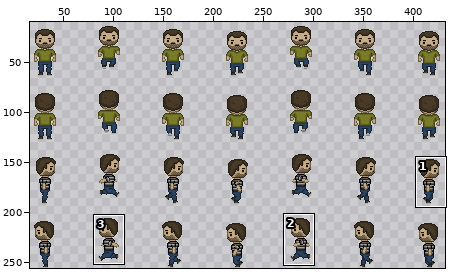
Two states of a sprite sheet, build/assets/ibrahim.png. Above, an overview of the earlier version with the close-up marked.
Close-up. First the earlier version:
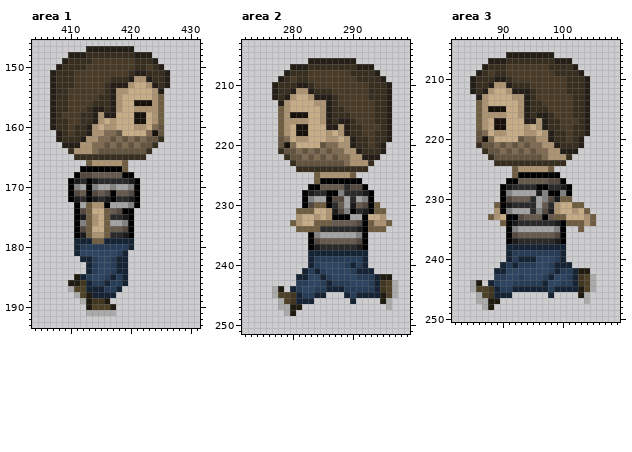
The file is 512x256 pixels. Colours within 5 levels of each other are drawn and written as one. Shown: area 1: x 404..431, y 146..193; area 2: x 272..299, y 203..251; area 3: x 82..109, y 204..250. The wide view leaves out empty margins. The commit also changed other parts of the picture, which this record leaves out.
The same view after the edit:
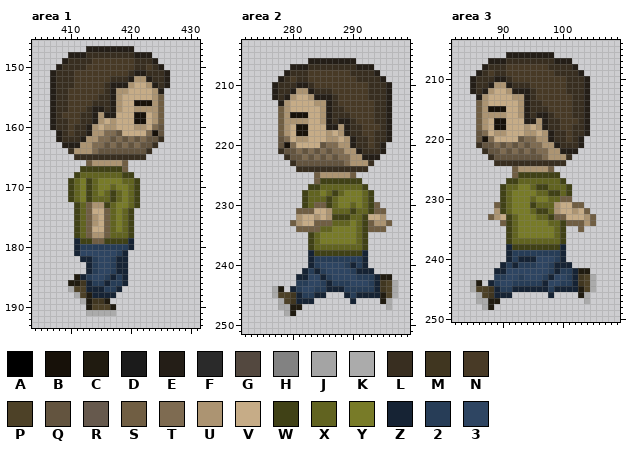
Palette (. is transparent): A #000000  B #171109  C #201b10  D #1b1b1b  E #241e17  F #2a2a2a  G #53483f  H #828282  J #a4a4a4  K #ababab  L #382e20  M #403620  N #483a26  P #4d4127  Q #63543f  R #66594d  S #705e43  T #7e6b51  U #ac9472  V #c6ac87  W #404116  X #616320  Y #787b28  Z #162334  2 #273d57  3 #2e4562
The edit:
Changed rows in their new state; - is an unchanged pixel.
Area 1:
first column x 410:
167 --WWWWWWW---
168 -WXXXXXXXWW-
169 WXYWXYYYYXXW
170 WXYWXYYXYYXW
171 WXYWXYXWXYXW
172 WXYWXXXWXYXW
173 -WX---WXYYXW
174 -WX----XYXW-
175 -WX----XYXW-
176 -WX----XYXW-
177 -WX----XYXW-
178 -WX----XXXW-
179 --WW--WWWW--
Area 2:
first column x 282:
226 ---WWWWWWW--
227 -WWXXXXXXXW-
228 WXXYXWXYYYXW
229 WXXXWXYYYYXW
230 WX--WXYYXYXW
231 -----XXXWXXW
232 -----WWWXXW-
233 -----XXXYXW-
234 ---XXYYYYXW-
235 -WXYYYYYYXW-
236 -WXYYYYYYXW-
237 -WXXXXXXXXW-
238 --WWWWWWWW--
Area 3:
first column x 90:
226 ---WWWWWWW--
227 -WWXXXXXXXW-
228 WXXYYXWWXXXW
229 WXYYYYXXWWXW
230 WXYYYXYYXX--
231 WXYYYWXXX---
232 WXYYYXWWX---
233 -WXYYYXXW---
234 -WXYYYYYXXW-
235 -WXYYYYYYXW-
236 -WXYYYYYYXW-
237 -WXXXXXXXXW-
238 --WWWWWWWW--
